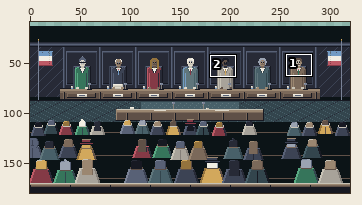
One commit to this pixel-art file: art/src/news/tableaux.aseprite. The first picture is a wide view before the edit; the outline marks the close-up.
Close-up. Before:
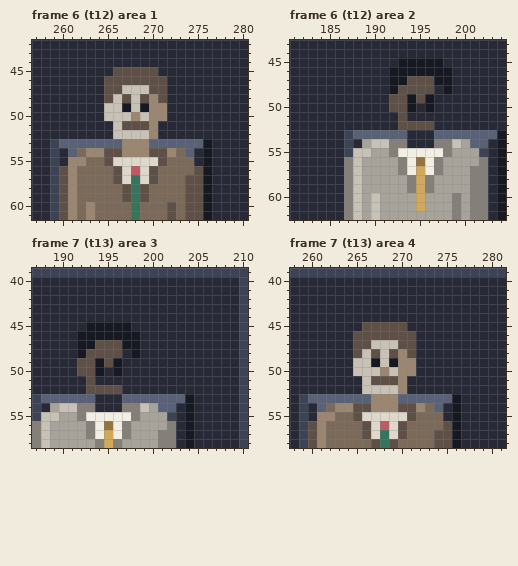
320x180 pixels, 10 frames. Colours within 5 levels of each other are drawn and written as one. Shown: frame 6 (t12) area 1: x 257..280, y 42..61; frame 6 (t12) area 2: x 181..204, y 43..62; frame 7 (t13) area 3: x 187..210, y 39..58; frame 7 (t13) area 4: x 258..281, y 39..58. The wide view leaves out empty margins. The commit also changed other frames or places, which this record leaves out.
The same view after the edit:
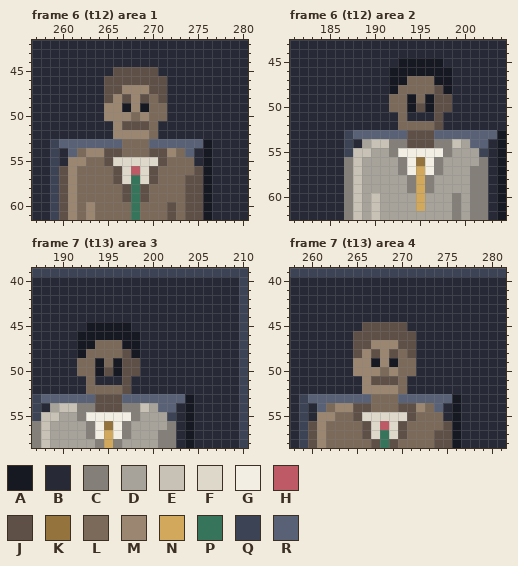
Palette (. is transparent): A #171922  B #272a36  C #847f79  D #a8a39a  E #c7c2b5  F #ded8ca  G #f2eee3  H #bd5a66  J #5f5047  K #94733d  L #7b695a  M #9b8771  N #d2a85c  P #36755b  Q #3c4354  R #586176
What changed:
Frame 6 (t12) area 1:
Colour L replaces colour M in row 48 at x 270; in row 49 at x 270 to 271; in row 50 at x 268 and 270 to 271; in rows 51 to 52 at x 270; in rows 53 to 54 at x 267 to 269.
Colour M replaces colour E in row 47 at x 267 to 269; in row 48 at x 266 and 268; in row 49 at x 265 to 266 and 268; in row 50 at x 265 to 267 and 269; in row 51 at x 266; in row 52 at x 266 to 269.
Frame 6 (t12) area 2:
Colour J replaces colour B in row 48 at x 197; in row 49 at x 197 to 198; in row 50 at x 195 and 197 to 198; in rows 51 to 52 at x 197; in rows 53 to 54 at x 194 to 196.
Colour L replaces colour J in row 47 at x 194 to 196; in row 48 at x 193 to 196; in row 49 at x 192 to 193 and 195; in row 50 at x 192 to 193; in row 51 at x 193; in row 52 at x 193 to 196.
Frame 7 (t13) area 3: the same change as frame 6 (t12) area 2
Frame 7 (t13) area 4: the same change as frame 6 (t12) area 1
Pixel boxes of the changes (left, top, right, bottom) in both close-ups:
changed: (104, 85, 167, 157)
changed: (389, 76, 452, 148)
changed: (77, 340, 140, 412)
changed: (353, 340, 416, 412)
